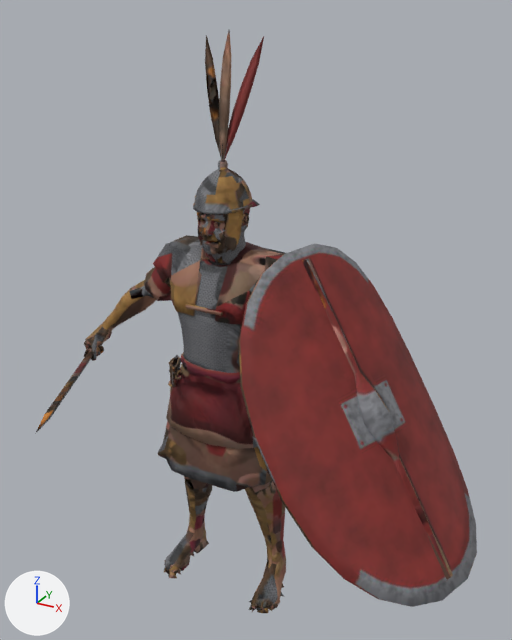
A saved change to the glTF model public/battles/models/roman-legionary.glb.
Before and after are seen from a 50 mm camera at (1.2, -1.94, 2.15) aimed at (0.15, -0.03, 1.2). The axes (+X, +Y, +Z) are drawn at lower left. The lights are the same throughout. The picture after the commit comes second. Objects named as collision shapes, trigger or cutter boxes, shadow casters or lower levels of detail are left out. Vertices at exactly the same position are counted once.

Names of what the first picture shows: 'LOD0'.
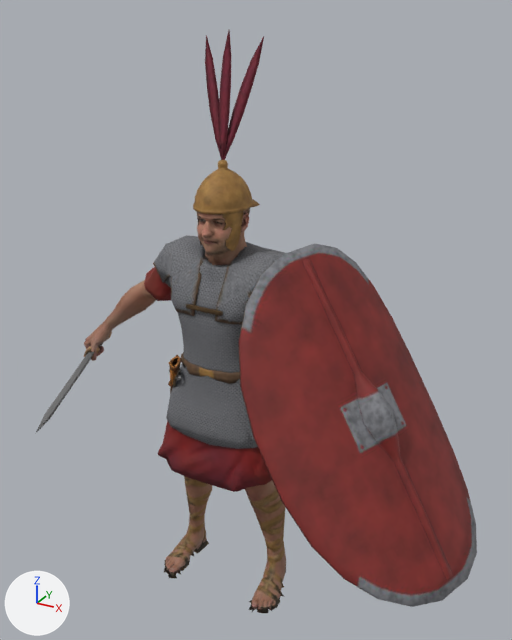
Where the change shows, as pixel boxes (x1, y1, x2, y2) in the pictures (512 x 640 px; the box of a moved part takes in the faces that stretch with it):
part 1 of me_lod0, moved or reshaped
    before: (197, 210, 361, 375)
    after: (197, 208, 453, 580)
part 2 of me_lod0, surface changed
    both: (36, 31, 412, 613)

The change, as a list of edits to the scene's bpy script:
```text
Change me_lod0:
    used by ob_lod0; location = (0.0, 0.0, 0.0)
    remove me_lod0.from_pydata(...)  # 4255 vertices, 7112 faces; spans x -0.63..0.96, y -0.58..0.38, z -0.01..2.09
    add me_lod0.from_pydata(...)  # 4388 vertices, 7484 faces; spans x -0.63..0.96, y -0.58..0.38, z -0.01..2.09
    me_lod0 part 1: 36 vertices moved from x -0.07..0.42, y -0.07..0.09, z 1.24..1.56 to x -0.08..0.42, y -0.07..0.09, z 1.24..1.56; 163 vertices removed from x -0.08..0.08, y -0.08..0.09, z 1.37..1.56; 296 vertices added at x -0.11..0.91, y -0.13..0.12, z 0.51..1.56
    me_lod0 part 2: 6096 kept faces spanning x -0.63..0.96, y -0.58..0.38, z -0.01..2.09 get new texture (UV) coordinates
```
